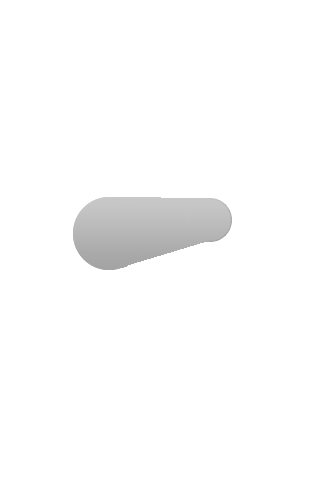
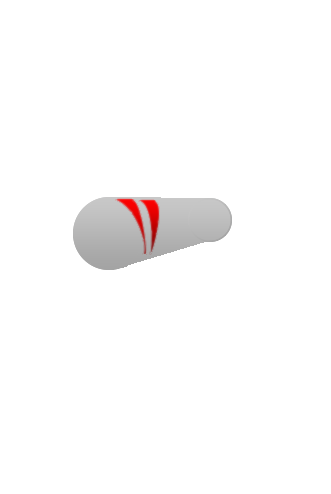
Comparing the layer stacks of the two 331×494 images. Changes:
added layer "Forma 5 cópia 6" above "Forma 5 cópia 5" over [115,198,232,255]
hid "1/2 CIRCULO JOELHO DIREITO DEGRADE" over [194,198,232,242]
hid "1/2 CIRCULO QUADRIL DEGRADE" over [115,198,145,255]
hid "CIRCULO QUADRIL DEGRADE" over [115,198,145,255]
hid "PERNA DIREITA P SUPERIOR DEGRADE" over [115,198,232,255]
